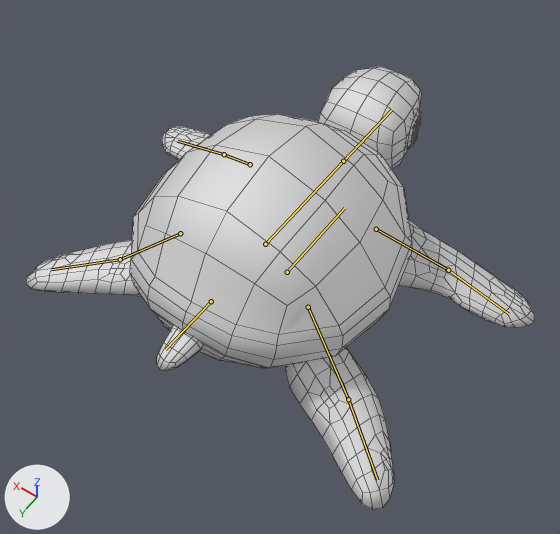
Renders of the Blender file blender工程文件/海龟.blend from each side of a commit.
One viewpoint serves both versions: a 50 mm lens placed at (-2.55, 3.68, 5.8), pointed at (-0.14, 0.31, 0.5). Lighting does not change. The marker at lower left points along +X, +Y and +Z. The bones that bend it are drawn over the model as lines. Mesh edges are drawn as thin lines.

Names of what the first picture shows: 'huitugou_5167_38'.
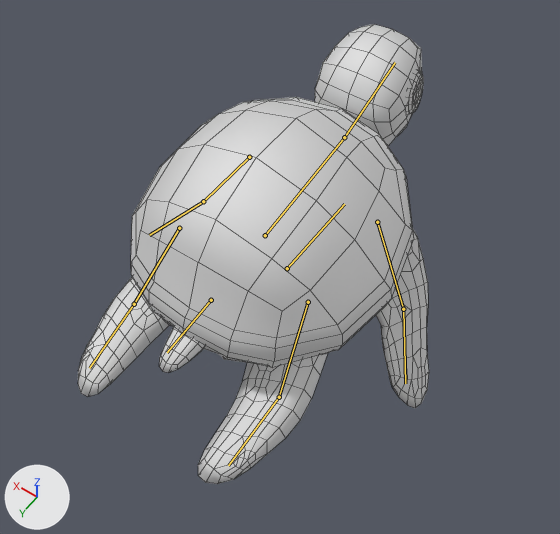
The newer file adds an action. The first version stands in its rest pose; the second is drawn at frame 40 of the action 'swim'.

Pixel boxes (x1, y1, x2, y2) of what changed, in the pictures (560 x 534 px):
'huitugou_5167_38', posed (31% narrower): before (26, 67, 534, 510); after (78, 24, 429, 484)
bone 'Bone', root to tip: before (287, 272) to (344, 208); after (287, 268) to (344, 204)
bone 'Bone.002', root to tip: before (265, 244) to (343, 161); after (265, 235) to (344, 137)
bone 'Bone.003', root to tip: before (343, 161) to (391, 110); after (344, 137) to (395, 62)
bone 'Bone.004', root to tip: before (211, 301) to (165, 349); after (211, 300) to (167, 352)
bone 'Bone.006.L', root to tip: before (250, 164) to (224, 154); after (249, 157) to (203, 201)
bone 'Bone.007.L', root to tip: before (224, 154) to (177, 141); after (203, 201) to (149, 235)
bone 'Bone.005.L', root to tip: before (180, 233) to (120, 259); after (179, 228) to (134, 304)
bone 'Bone.006.R', root to tip: before (376, 229) to (448, 270); after (377, 222) to (403, 309)
bone 'Bone.007.R', root to tip: before (448, 270) to (509, 314); after (403, 309) to (405, 383)
bone 'Bone.005.R', root to tip: before (308, 307) to (348, 399); after (308, 302) to (279, 397)

What the commit changed:
Bone 'Bone' (bone_bone) moves from (0.0, 0.0, 0.0) to (0.0, 0.0, -0.054).
Bone 'Bone.002' (bone_bone_002) moves from (0.0, 0.0, 0.0) to (0.0, 0.0, -0.055).
Bone 'Bone.002' (bone_bone_002) turns from (0, 0, 0) to (-9, 0, 0) degrees about its own x, y and z.
Bone 'Bone.003' (bone_bone_003) turns from (0, 0, 0) to (-12, 0, 0) degrees about its own x, y and z.
Bone 'Bone.004' (bone_bone_004) moves from (0.0, 0.0, 0.0) to (0.0, -0.002, -0.034).
Bone 'Bone.004' (bone_bone_004) turns from (0, 0, 0) to (-7, 0, 0) degrees about its own x, y and z.
Bone 'Bone.006.L' (bone_bone_006_l) moves from (0.0, 0.0, 0.0) to (-0.032, -0.022, 0.0).
Bone 'Bone.006.L' (bone_bone_006_l) turns from (0, 0, 0) to (-32, -29, -16) degrees about its own x, y and z.
Bone 'Bone.007.L' (bone_bone_007_l) turns from (0, 0, 0) to (-3, 18, -2) degrees about its own x, y and z.
Bone 'Bone.005.L' (bone_bone_005_l) moves from (0.0, 0.0, 0.0) to (-0.013, -0.01, -0.001).
Bone 'Bone.005.L' (bone_bone_005_l) turns from (0, 0, 0) to (-43, -37, 9) degrees about its own x, y and z.
Bone 'Bone.006.R' (bone_bone_006_r) moves from (0.0, 0.0, 0.0) to (0.032, -0.022, 0.0).
Bone 'Bone.006.R' (bone_bone_006_r) turns from (0, 0, 0) to (-36, 38, 7) degrees about its own x, y and z.
Bone 'Bone.007.R' (bone_bone_007_r) turns from (0, 0, 0) to (2, -20, 1) degrees about its own x, y and z.
Bone 'Bone.005.R' (bone_bone_005_r) moves from (0.0, 0.0, 0.0) to (0.013, -0.01, -0.001).
Bone 'Bone.005.R' (bone_bone_005_r) turns from (0, 0, 0) to (-46, 39, -11) degrees about its own x, y and z.
